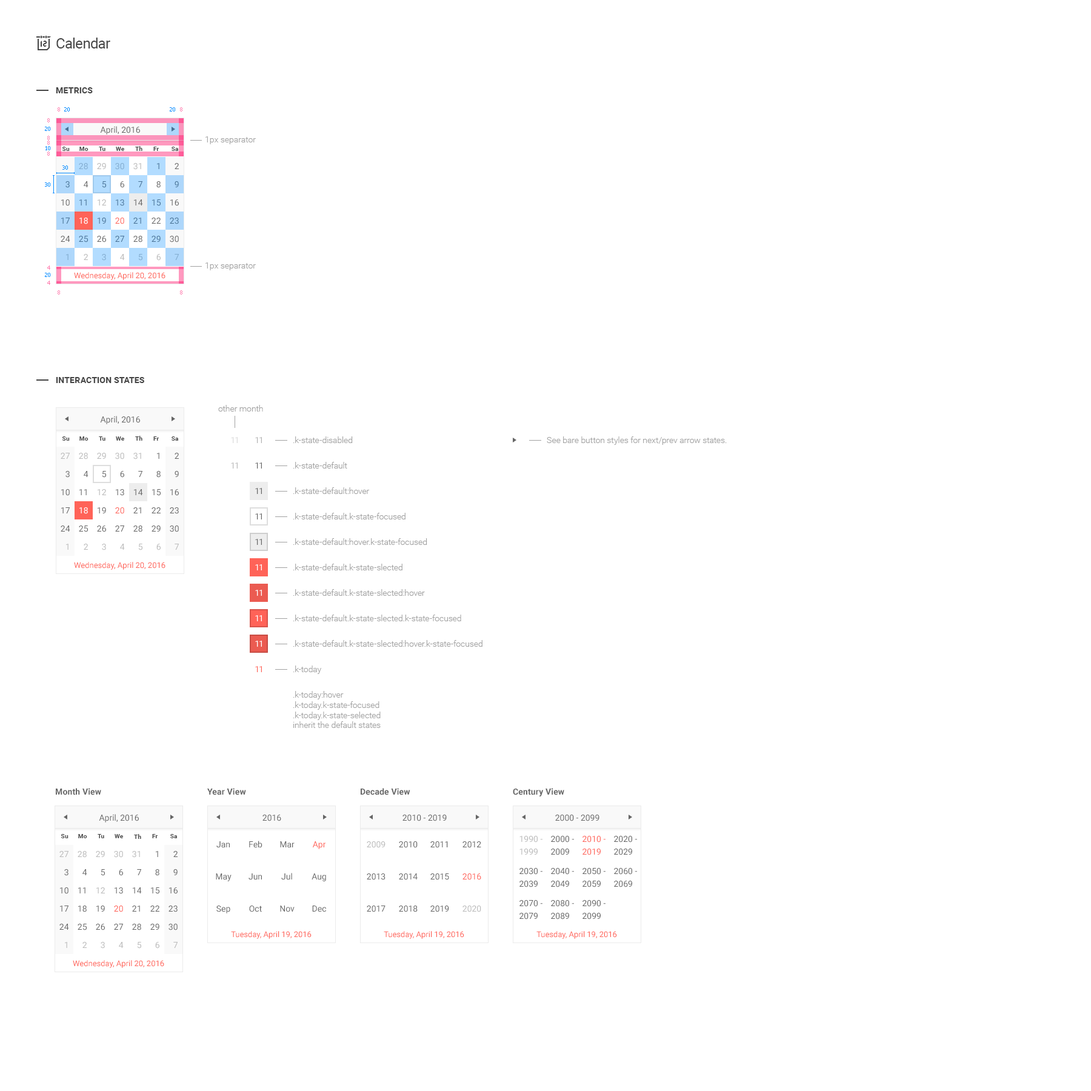
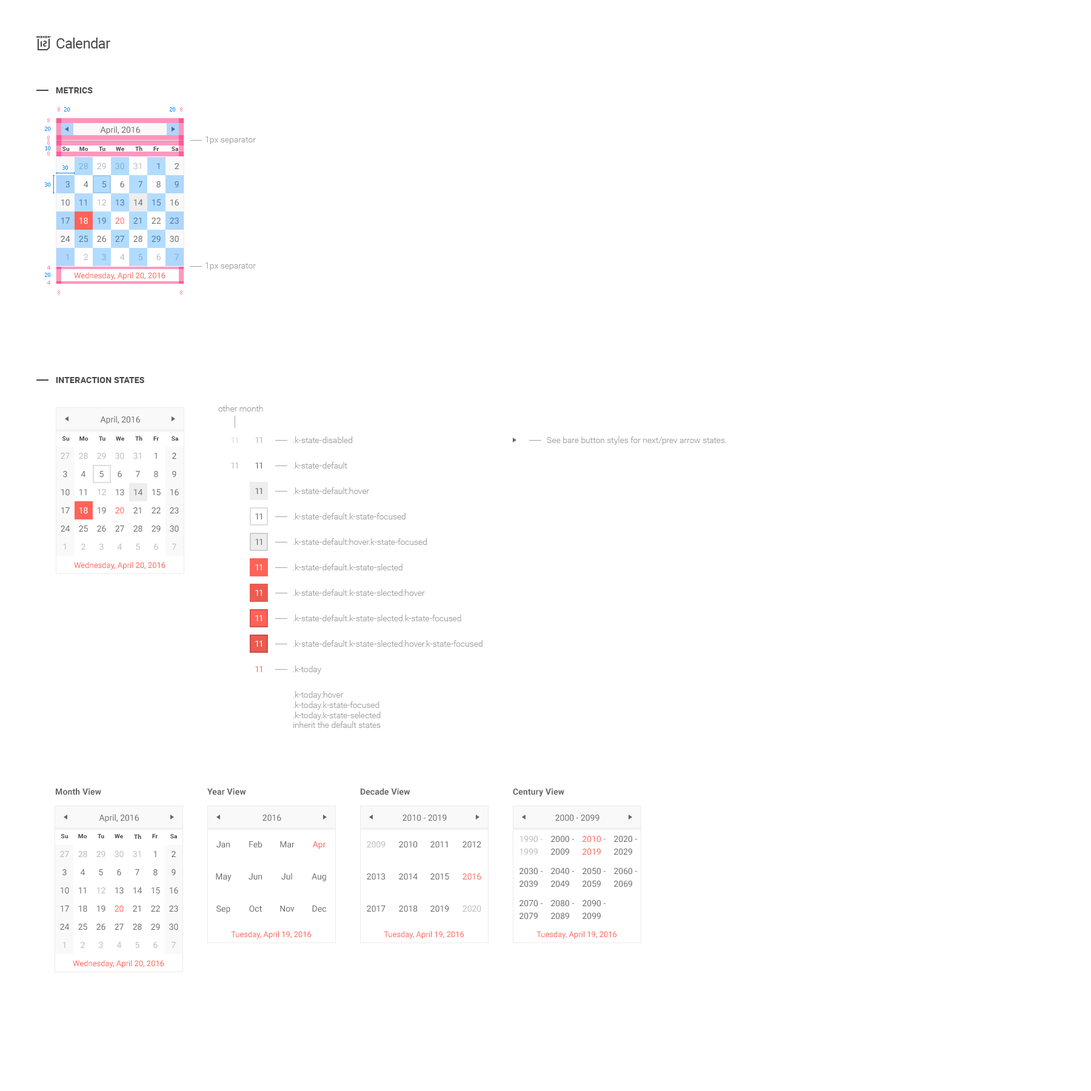
Layers edited between the first and the second 1091px x 1091px image:
painted on "2 9 16 23 30 7" (2nd of 3, in "Calendar" › "Calendar Days All States") over box(172, 452, 179, 550)
painted on "1 8 15 22 29 6" (2nd of 3, in "Calendar" › "Calendar Days All States") over box(154, 452, 161, 551)
painted on "31 7 14 21 28 5" (2nd of 3, in "Calendar" › "Calendar Days All States") over box(135, 452, 144, 551)
painted on "30 6 13 20 27 4" (2nd of 3, in "Calendar" › "Calendar Days All States") over box(117, 452, 125, 550)
painted on "29 5 12 19 26 3" (2nd of 3, in "Calendar" › "Calendar Days All States") over box(99, 452, 107, 551)
painted on "28 4 11 18 25 2" (2nd of 3, in "Calendar" › "Calendar Days All States") over box(80, 452, 89, 550)
painted on "27 3 10 17 24 1" (1st of 2, in "Calendar" › "Calendar Days All States") over box(63, 452, 71, 550)
painted on "2 9 16 23 30 7" (3rd of 3, in "Calendar" › "Calendar Month") over box(168, 851, 179, 949)
painted on "1 8 15 22 29 6" (3rd of 3, in "Calendar" › "Calendar Month") over box(150, 851, 161, 949)
painted on "31 7 14 21 28 5" (3rd of 3, in "Calendar" › "Calendar Month") over box(132, 851, 142, 949)
painted on "30 6 13 20 27 4" (3rd of 3, in "Calendar" › "Calendar Month") over box(114, 851, 124, 949)
painted on "29 5 12 19 26 3" (3rd of 3, in "Calendar" › "Calendar Month") over box(95, 851, 106, 949)
painted on "28 4 11 18 25 2" (3rd of 3, in "Calendar" › "Calendar Month") over box(77, 851, 88, 949)
painted on "27 3 10 17 24 1" (2nd of 2, in "Calendar" › "Calendar Month") over box(59, 851, 70, 949)
